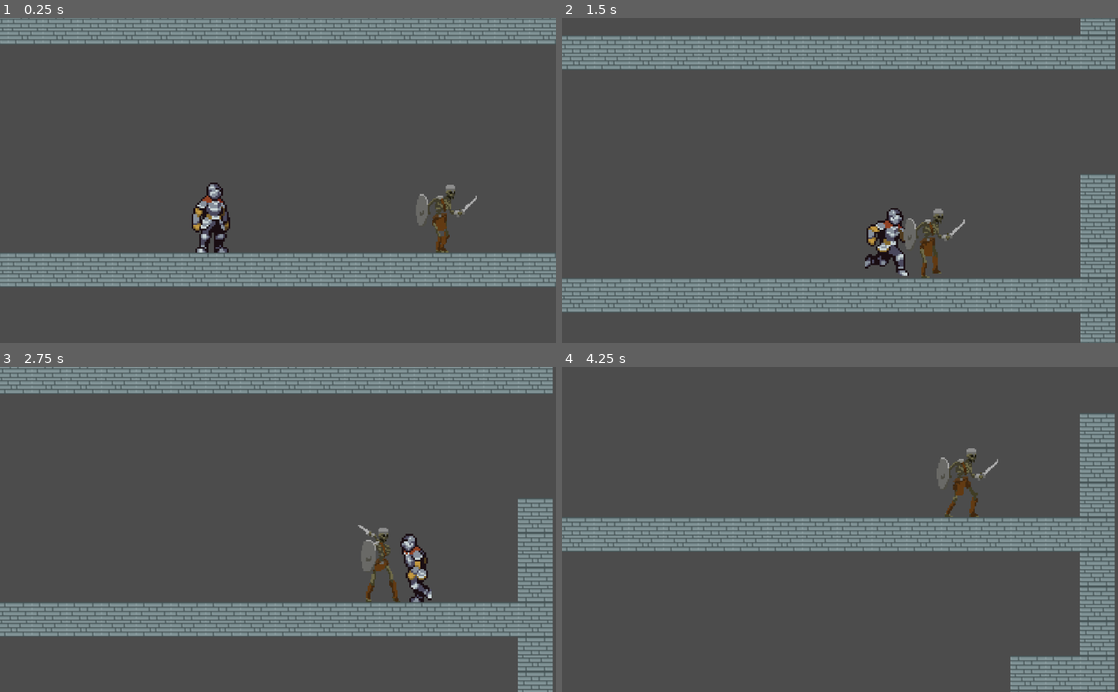
Above: before the commit, frames 1-4 (two rows, left to right).
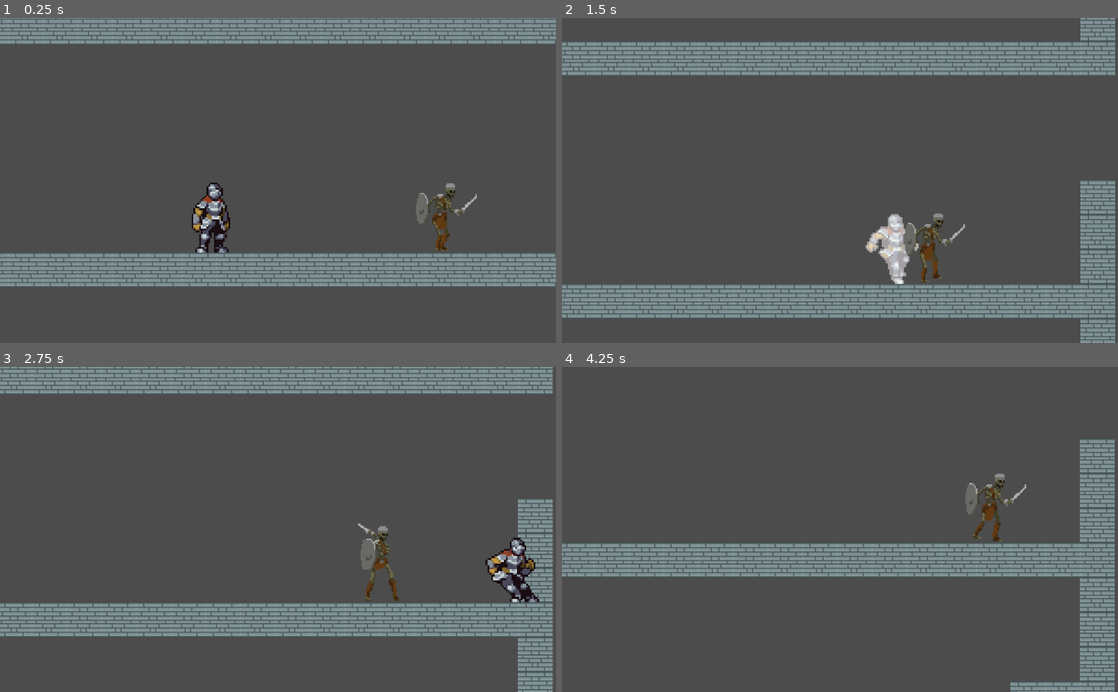
Above: after the commit, the same moments.

Repository: zacbowness/Blood-Demon
Game: Godot game, scene res://Scenes/Main.tscn
Same seed, same stepped clock (60 frames per second), same inputs: the game is played once before the commit and once after it.
Inputs (mouse positions are in pixels of both pictures, inside the frame that each line leads up to):
- Up to frame 1 (0.25 s): no input
- Up to frame 2 (1.5 s): move the mouse to (962, 164) at 0.52 s; press the mouse at (962, 164) at 0.53 s; hold D (move_right) from 0.53 s (still down); tap Space (jump) at 0.77 s; tap Shift (sprint) at 0.8, 1.35 s; move the mouse to (728, 196) at 1.27 s; release the mouse at (728, 196) at 1.28 s
- Up to frame 3 (2.75 s): tap Space (jump) at 1.52 s; click (166, 545) at 1.55 s; move the mouse to (333, 458) at 2.02 s; release D (move_right) at 2.03 s; press the mouse at (333, 458) at 2.03 s; hold A (move_left) from 2.03 s (still down); tap Shift (sprint) at 2.3 s
- Up to frame 4 (4.25 s): move the mouse to (812, 594) at 2.77 s; release A (move_left) at 2.78 s; release the mouse at (812, 594) at 2.78 s; hold D (move_right) from 2.78 s (still down); tap Shift (sprint) at 2.85, 3.8 s; tap Space (jump) at 3.02, 3.77 s; click (812, 594) at 3.05 s; move the mouse to (1006, 578) at 3.52 s; press the mouse at (1006, 578) at 3.53 s

The runs differ from the first frame. In frame 1, 0.3% of the frame differs, in the area x 74-86%, y 50-73%; in frame 2, 20%, in the area x 0-100%, y 0-100%; in frame 3, 1.8%; in frame 4, 18%.

Commit message:
added player animation

Diff:
--- /dev/null
+++ b/HitColours/whiten_material.tres
@@ -0,0 +1,8 @@
+[gd_resource type="ShaderMaterial" load_steps=2 format=2]
+
+[ext_resource path="res://HitColours/whiten_shader.tres" type="Shader" id=1]
+
+[resource]
+resource_local_to_scene = true
+shader = ExtResource( 1 )
+shader_param/whiten = false
--- /dev/null
+++ b/HitColours/whiten_shader.tres
@@ -0,0 +1,18 @@
+[gd_resource type="Shader" format=2]
+
+[resource]
+code = "shader_type canvas_item;
+
+uniform bool whiten = false;
+
+void fragment(){
+	vec4 texture_colour = texture(TEXTURE, UV);
+	if (whiten) {
+		vec3 white = vec3 (1,1,1);
+		vec3 whitened_texture_rgb = mix(texture_colour.rgb, white, 0.6);
+		COLOR = vec4(whitened_texture_rgb, texture_colour.a);
+	} else{
+		COLOR = texture_colour
+	}
+
+}"
--- /dev/null
+++ b/Scenes/Blinker.tscn
@@ -0,0 +1,14 @@
+[gd_scene load_steps=2 format=2]
+
+[ext_resource path="res://scripts/Blinker.gd" type="Script" id=1]
+
+[node name="Blinker" type="Node"]
+script = ExtResource( 1 )
+
+[node name="BlinkTimer" type="Timer" parent="."]
+wait_time = 0.1
+
+[node name="DurationTimer" type="Timer" parent="."]
+
+[connection signal="timeout" from="BlinkTimer" to="." method="_on_BlinkTimer_timeout"]
+[connection signal="timeout" from="DurationTimer" to="." method="_on_DurationTimer_timeout"]
--- a/Scenes/Main.tscn
+++ b/Scenes/Main.tscn
@@ -1,8 +1,9 @@
-[gd_scene load_steps=6 format=2]
+[gd_scene load_steps=8 format=2]
 
 [ext_resource path="res://Scenes/Skeleton.tscn" type="PackedScene" id=1]
 [ext_resource path="res://Scenes/Player.tscn" type="PackedScene" id=2]
 [ext_resource path="res://assets/Tile assets/brick wall.png" type="Texture" id=3]
+[ext_resource path="res://HitColours/whiten_shader.tres" type="Shader" id=4]
 
 [sub_resource type="ConvexPolygonShape2D" id=6]
 points = PoolVector2Array( 0, 0, 32, 0, 32, 32, 0, 32 )
@@ -30,6 +31,11 @@
 } ]
 4/z_index = 0
 
+[sub_resource type="ShaderMaterial" id=7]
+resource_local_to_scene = true
+shader = ExtResource( 4 )
+shader_param/whiten = false
+
 [node name="Main" type="Node2D"]
 
 [node name="Ground" type="TileMap" parent="."]
@@ -47,6 +53,9 @@
 __meta__ = {
 "_edit_group_": true
 }
+MAXSPEED = 180
+SPRINTMOD = 2.3
+JUMPFORCE = 590
 
 [node name="Camera2D" parent="Player" index="1"]
 zoom = Vector2( 0.5, 0.5 )
@@ -56,8 +65,12 @@
 limit_bottom = 234
 
 [node name="AnimatedSprite" parent="Player" index="2"]
-animation = "Idle"
-frame = 2
+material = SubResource( 7 )
+frame = 5
+
+[node name="PlayerHurtbox" parent="Player" index="4"]
+collision_mask = 1
+whiten_material = SubResource( 7 )
 
 [node name="Enemy" parent="." instance=ExtResource( 1 )]
 position = Vector2( 163, -33 )
@@ -67,4 +80,5 @@
 }
 
 [editable path="Player"]
+[editable path="Player/PlayerHurtbox"]
 [editable path="Enemy"]
--- a/Scenes/Player.tscn
+++ b/Scenes/Player.tscn
@@ -9,6 +9,16 @@
 [ext_resource path="res://assets/Character/sprites/_TurnAround.png" type="Texture" id=7]
 [ext_resource path="res://assets/Character/sprites/_Attack.png" type="Texture" id=8]
 [ext_resource path="res://assets/Character/sprites/_Attack2.png" type="Texture" id=9]
+[ext_resource path="res://assets/Character/sprites/_DeathNoMovement.png" type="Texture" id=10]
+[ext_resource path="res://assets/Character/sprites/_Hit.png" type="Texture" id=11]
+[ext_resource path="res://Scenes/PlayerHurtbox.tscn" type="PackedScene" id=12]
+[ext_resource path="res://HitColours/whiten_material.tres" type="Material" id=13]
+[ext_resource path="res://Scenes/Blinker.tscn" type="PackedScene" id=14]
+
+[sub_resource type="Shader" id=46]
+
+[sub_resource type="ShaderMaterial" id=47]
+shader = SubResource( 46 )
 
 [sub_resource type="RectangleShape2D" id=44]
 extents = Vector2( 8, 19 )
@@ -53,6 +63,46 @@
 atlas = ExtResource( 9 )
 region = Rect2( 600, 0, 120, 80 )
 
+[sub_resource type="AtlasTexture" id=48]
+atlas = ExtResource( 10 )
+region = Rect2( 0, 40, 120, 40 )
+
+[sub_resource type="AtlasTexture" id=49]
+atlas = ExtResource( 10 )
+region = Rect2( 120, 40, 120, 40 )
+
+[sub_resource type="AtlasTexture" id=50]
+atlas = ExtResource( 10 )
+region = Rect2( 240, 40, 120, 40 )
+
+[sub_resource type="AtlasTexture" id=51]
+atlas = ExtResource( 10 )
+region = Rect2( 360, 40, 120, 40 )
+
+[sub_resource type="AtlasTexture" id=52]
+atlas = ExtResource( 10 )
+region = Rect2( 480, 40, 120, 40 )
+
+[sub_resource type="AtlasTexture" id=53]
+atlas = ExtResource( 10 )
+region = Rect2( 600, 40, 120, 40 )
+
+[sub_resource type="AtlasTexture" id=54]
+atlas = ExtResource( 10 )
+region = Rect2( 720, 40, 120, 40 )
+
+[sub_resource type="AtlasTexture" id=55]
+atlas = ExtResource( 10 )
+region = Rect2( 840, 40, 120, 40 )
+
+[sub_resource type="AtlasTexture" id=56]
+atlas = ExtResource( 10 )
+region = Rect2( 960, 40, 120, 40 )
+
+[sub_resource type="AtlasTexture" id=57]
+atlas = ExtResource( 10 )
+region = Rect2( 1080, 40, 120, 40 )
+
 [sub_resource type="AtlasTexture" id=2]
 atlas = ExtResource( 5 )
 region = Rect2( 0, 0, 120, 80 )
@@ -189,6 +239,11 @@
 "name": "Attack2",
 "speed": 17.0
 }, {
+"frames": [ SubResource( 48 ), SubResource( 49 ), SubResource( 50 ), SubResource( 51 ), SubResource( 52 ), SubResource( 53 ), SubResource( 54 ), SubResource( 55 ), SubResource( 56 ), SubResource( 57 ) ],
+"loop": true,
+"name": "Death",
+"speed": 5.0
+}, {
 "frames": [ SubResource( 2 ), SubResource( 3 ), SubResource( 4 ) ],
 "loop": true,
 "name": "Fall",
@@ -197,6 +252,11 @@
 "frames": [ SubResource( 5 ), SubResource( 6 ) ],
 "loop": false,
 "name": "Fall_transition",
+"speed": 5.0
+}, {
+"frames": [ ExtResource( 11 ) ],
+"loop": true,
+"name": "Hit",
 "speed": 5.0
 }, {
 "frames": [ SubResource( 7 ), SubResource( 8 ), SubResource( 9 ), SubResource( 10 ), SubResource( 11 ), SubResource( 12 ), SubResource( 13 ), SubResource( 14 ), SubResource( 15 ), SubResource( 16 ) ],
@@ -223,10 +283,15 @@
 [sub_resource type="RectangleShape2D" id=45]
 extents = Vector2( 14.5, 19.5 )
 
+[sub_resource type="RectangleShape2D" id=60]
+extents = Vector2( 10, 20 )
+
 [node name="Player" type="KinematicBody2D"]
+material = SubResource( 47 )
 script = ExtResource( 6 )
 
 [node name="HitBox" type="CollisionShape2D" parent="."]
+visible = false
 position = Vector2( -1, 21 )
 shape = SubResource( 44 )
 __meta__ = {
@@ -248,9 +313,11 @@
 }
 
 [node name="AnimatedSprite" type="AnimatedSprite" parent="."]
+material = ExtResource( 13 )
 position = Vector2( 4.5, 0 )
 frames = SubResource( 30 )
-animation = "Attack"
+animation = "Idle"
+frame = 1
 playing = true
 __meta__ = {
 "_edit_group_": true
@@ -263,4 +330,18 @@
 shape = SubResource( 45 )
 disabled = true
 
+[node name="PlayerHurtbox" parent="." instance=ExtResource( 12 )]
+collision_layer = 0
+collision_mask = 4
+whiten_material = ExtResource( 13 )
+
+[node name="CollisionShape2D" parent="PlayerHurtbox" index="0"]
+position = Vector2( 0, 20 )
+shape = SubResource( 60 )
+
+[node name="Blinker" parent="." instance=ExtResource( 14 )]
+
 [connection signal="animation_finished" from="AnimatedSprite" to="." method="_on_AnimatedSprite_animation_finished"]
+[connection signal="area_entered" from="PlayerHurtbox" to="." method="_on_PlayerHurtbox_area_entered"]
+
+[editable path="PlayerHurtbox"]
--- /dev/null
+++ b/Scenes/PlayerHurtbox.tscn
@@ -0,0 +1,10 @@
+[gd_scene load_steps=2 format=2]
+
+[ext_resource path="res://scripts/PlayerHurtbox.gd" type="Script" id=1]
+
+[node name="PlayerHurtbox" type="Area2D"]
+script = ExtResource( 1 )
+
+[node name="CollisionShape2D" type="CollisionShape2D" parent="."]
+
+[connection signal="area_entered" from="." to="." method="_on_PlayerHurtbox_area_entered"]
--- a/Scenes/Skeleton.tscn
+++ b/Scenes/Skeleton.tscn
@@ -4,7 +4,7 @@
 [ext_resource path="res://scripts/Enemy.gd" type="Script" id=2]
 
 [sub_resource type="RectangleShape2D" id=25]
-extents = Vector2( 12.5, 25.5 )
+extents = Vector2( 12.5, 26.5 )
 
 [sub_resource type="Animation" id=53]
 resource_name = "Attack"
@@ -72,10 +72,10 @@
 }
 
 [sub_resource type="RectangleShape2D" id=24]
-extents = Vector2( 28.5, 20.5 )
+extents = Vector2( 28.5, 21.5 )
 
 [sub_resource type="RectangleShape2D" id=23]
-extents = Vector2( 28.5, 25.5 )
+extents = Vector2( 28.5, 26.5 )
 
 [node name="Enemy" type="KinematicBody2D"]
 position = Vector2( 437, 305 )
@@ -90,7 +90,7 @@
 [node name="EnemyHitBox" type="Area2D" parent="."]
 
 [node name="CollisionShape2D" type="CollisionShape2D" parent="EnemyHitBox"]
-position = Vector2( 4, 0.5 )
+position = Vector2( 4, -0.5 )
 shape = SubResource( 25 )
 
 [node name="Sprite" type="Sprite" parent="."]
@@ -113,14 +113,14 @@
 [node name="CollisionShape2D" type="CollisionShape2D" parent="HitBox"]
 modulate = Color( 0.14902, 0, 1, 1 )
 self_modulate = Color( 0, 0.0392157, 1, 1 )
-position = Vector2( 44.5, -4.5 )
+position = Vector2( 44.5, -5.5 )
 shape = SubResource( 24 )
 
 [node name="PlayerDetector" type="Area2D" parent="."]
 collision_layer = 0
 
 [node name="CollisionShape2D" type="CollisionShape2D" parent="PlayerDetector"]
-position = Vector2( 44.5, 0.5 )
+position = Vector2( 44.5, -0.5 )
 shape = SubResource( 23 )
 
 [node name="RayCast2D" type="RayCast2D" parent="."]
@@ -129,6 +129,5 @@
 collision_mask = 2
 
 [connection signal="animation_finished" from="AnimationPlayer" to="." method="_on_AnimationPlayer_animation_finished"]
-[connection signal="body_entered" from="HitBox" to="." method="_on_HitBox_body_entered"]
 [connection signal="body_entered" from="PlayerDetector" to="." method="_on_PlayerDetector_body_entered"]
 [connection signal="body_exited" from="PlayerDetector" to="." method="_on_PlayerDetector_body_exited"]
--- /dev/null
+++ b/scripts/Blinker.gd
@@ -0,0 +1,21 @@
+extends Node
+
+onready var blink_timer = $BlinkTimer
+onready var duration_timer = $DurationTimer
+var blink_object: Node2D
+
+
+func start_blinking(object, duration):
+	blink_object = object
+	duration_timer.wait_time = duration
+	duration_timer.start()
+	blink_timer.start()
+
+
+func _on_BlinkTimer_timeout():
+	blink_object.visible = !blink_object.visible
+
+
+func _on_DurationTimer_timeout():
+	blink_timer.stop()
+	blink_object.visible = true
--- a/scripts/Enemy.gd
+++ b/scripts/Enemy.gd
@@ -1,6 +1,4 @@
 extends KinematicBody2D
-
-signal hit
 
 var is_moving_right = true
 
@@ -15,7 +13,7 @@
 	$AnimationPlayer.play("Walk")
 
 func _process(delta):
-	print(isAttacking)
+	#print(isAttacking)
 	if (isAttacking != true && inRange == false && $AnimationPlayer.current_animation != "Attack"):
 		move_character()
 		detect_turn_around()
@@ -46,8 +44,6 @@
 func end_of_hit():
 	$HitBox.monitoring = false
 
-
-
 func _on_PlayerDetector_body_exited(body):
 	inRange = false
 
@@ -58,7 +54,3 @@
 		else:
 			isAttacking = false
 			$AnimationPlayer.play("Walk")
-
-
-func _on_HitBox_body_entered(body):
-	emit_signal("hit")
--- /dev/null
+++ b/scripts/PlayerHurtbox.gd
@@ -0,0 +1,15 @@
+extends Area2D
+
+const whiten_duration = 0.15
+export (ShaderMaterial) var whiten_material
+onready var collision_shape = $CollisionShape2D
+
+func start_invincibility (invincibility_duration):
+	collision_shape.set_deferred("disabled",true)
+	yield(get_tree().create_timer(invincibility_duration),"timeout")
+	collision_shape.set_deferred("disabled",false)
+
+func _on_PlayerHurtbox_area_entered(area: Area2D) -> void:
+	whiten_material.set_shader_param("whiten",true)
+	yield(get_tree().create_timer(whiten_duration),"timeout")
+	whiten_material.set_shader_param("whiten",false)
--- a/scripts/Player_script2.0.gd
+++ b/scripts/Player_script2.0.gd
@@ -1,13 +1,23 @@
 extends KinematicBody2D
+
+signal health_updated(health)
+signal killed()
+
+const invincibility_duration = 1.5
+onready var hurtbox = $PlayerHurtbox
+onready var blinker = $Blinker
 
 const UP = Vector2(0, -1)
 export var GRAVITY = 15*2
-export var MAXFALLSPEED = 300*2
-export var MAXSPEED = 90*2
+export var MAXFALLSPEED = 200*2
+export var MAXSPEED = 80*2
 export var SPRINTMOD = 2.0
-export var JUMPFORCE = 290*2
+export var JUMPFORCE = 200*2
 export var ACCEL = 10*2
-export var ATTACKPUSH = 100*2
+export var ATTACKPUSH = 30
+export (float) var max_health = 1000
+onready var health = max_health setget _set_health
+onready var invulnerability_timer = $InvulnerabilityTimer
 
 var isSprinting = false
 var isAttacking = false
@@ -17,6 +27,7 @@
 func _physics_process(delta):
 	apply_gravity()
 
+	motion.x = clamp(motion.x, -MAXSPEED, MAXSPEED)
 	update_movement()
 
 	animate_sprite()
@@ -24,47 +35,38 @@
 	motion = move_and_slide(motion, UP)
 
 func update_movement():
-#	// MOVE LEFT & RIGHT //
 	if Input.is_action_pressed("move_right"):
-		motion.x += ACCEL
-		$Camera2D.offset_h = .55
+#		Check if sprinting:
+		if Input.is_action_pressed("move_right") and Input.is_action_just_pressed("sprint"):
+			MAXSPEED = SPRINTMOD*MAXSPEED
+			motion.x += ACCEL
+			$Camera2D.offset_h = .55
+		if Input.is_action_just_released("sprint"):
+			MAXSPEED = MAXSPEED/SPRINTMOD
+		else:
+			motion.x += ACCEL
+			$Camera2D.offset_h = .55
 	elif Input.is_action_pressed("move_left"):
-		motion.x-= ACCEL
-		$Camera2D.offset_h = -.55
+#		Check if sprinting:
+		if Input.is_action_pressed("move_left") and Input.is_action_just_pressed("sprint"):
+			MAXSPEED = SPRINTMOD*MAXSPEED
+			motion.x -= ACCEL
+		if Input.is_action_just_released("sprint"):
+			MAXSPEED = MAXSPEED/SPRINTMOD
+			$Camera2D.offset_h = -.55
+		else:
+			motion.x-= ACCEL
+			$Camera2D.offset_h = -.55
 	else:
 		motion.x = lerp(motion.x, 0, 0.2)
 
-#	// SPRINTING //
-	if Input.is_action_pressed("sprint"):
-		MAXSPEED = lerp(MAXSPEED, 180*SPRINTMOD, 0.5)
-	else:
-		MAXSPEED = lerp(MAXSPEED, 180, 0.1)
-
-#	// MAXSPEED LIMIT //
-	motion.x = clamp(motion.x, -MAXSPEED, MAXSPEED)
-
-#	// JUMPING //
 	if is_on_floor():
 		if Input.is_action_pressed("jump"):
 			motion.y = -JUMPFORCE
 
-#	// ATTACK MOTION //
-	if Input.is_action_just_pressed("attack"):
+	if Input.is_action_pressed("attack"):
 		motion.x += ATTACKPUSH*$AnimatedSprite.scale.x
 
-#	// ATTACK AREA ENABLING //
-	if ($AnimatedSprite.animation == "Attack"):
-		if $AnimatedSprite.frame == 1 or $AnimatedSprite.frame == 2:
-			$AttackArea/CollisionShape2D.disabled = false
-			z_index = 1
-		else:$AttackArea/CollisionShape2D.disabled = true
-	elif $AnimatedSprite.animation == "Attack2":
-		if $AnimatedSprite.frame == 2:
-			$AttackArea/CollisionShape2D.disabled = false
-			z_index = 1
-		else:$AttackArea/CollisionShape2D.disabled = true
-	else:
-		z_index = 0
 
 func apply_gravity():
 	motion.y += GRAVITY
@@ -72,15 +74,13 @@
 		motion.y = MAXFALLSPEED
 
 func animate_sprite():
-#	// HANDLING ANIMATIONS //
+
 	if not isAttacking:
-	#	// MOVE LEFT & RIGHT //
 		if Input.is_action_pressed("move_right") or Input.is_action_pressed("move_left"):
 			$AnimatedSprite.play("Run")
 		else:
 			$AnimatedSprite.play("Idle")
 
-	#	// JUMPING //
 		if not is_on_floor():
 			if motion.y < 0:
 				$AnimatedSprite.play("Jump")
@@ -89,39 +89,52 @@
 			else:
 				$AnimatedSprite.play("Fall")
 
-	#	// SPRINTING //
-		if Input.is_action_pressed("sprint"):
-			$AnimatedSprite.speed_scale = abs(motion.x/200)
-		else:
-			$AnimatedSprite.speed_scale = 1
+		var direction = (Input.get_action_strength("move_right") - Input.get_action_strength("move_left"))
+		if (motion.x > 0 and direction <0) or (motion.x < 0 and direction >0):
+			$AnimatedSprite.play("Turn Around")
 
-	#	// TURN AROUND ANIM //
-		var direction = (Input.get_action_strength("move_right") - Input.get_action_strength("move_left"))
-		if ((motion.x > 140 and direction <0) or (motion.x < -140 and direction >0)):
-			if is_on_floor():
-				$AnimatedSprite.play("Turn Around")
-
-#	// FLIP SPRITE & HITBOXES //
 	if motion.x > 0:
 		$AnimatedSprite.scale.x = 1
 		$HitBox.position.x = 0
-		$AttackArea/CollisionShape2D.position.x = 40
+		$AttackArea/CollisionShape2D.position.x = 44.5
 	elif motion.x < 0:
 		$AnimatedSprite.scale.x = -1
 		$HitBox.position.x = 10
-		$AttackArea/CollisionShape2D.position.x = -30
+		$AttackArea/CollisionShape2D.position.x = -44.5
 
-#	// ATTACK ANIM //
 	if Input.is_action_just_pressed("attack"):
-		$AnimatedSprite.speed_scale = 1
 		if not attackAlt:
 			$AnimatedSprite.play("Attack")
 		else:
 			$AnimatedSprite.play("Attack2")
 		isAttacking = true;
 		attackAlt = not attackAlt
+		$AttackArea/CollisionShape2D.disabled = false
 
 func _on_AnimatedSprite_animation_finished():
-#	// STOP ATTACK STATE //
 	if $AnimatedSprite.animation == "Attack" or $AnimatedSprite.animation == "Attack2":
+		$AttackArea/CollisionShape2D.disabled = true
 		isAttacking = false;
+
+func damage (amount):
+	if invulnerability_timer.is_stopped():
+		invulnerability_timer.start()
+		_set_health(health - amount)
+
+func kill():
+	pass
+
+func _set_health(value):
+	var prev_health = health
+	health = clamp (value,0, max_health)
+	if health != prev_health:
+		emit_signal("health_updated", health)
+		if health == 0:
+			kill()
+			emit_signal("killed")
+
+
+func _on_PlayerHurtbox_area_entered(area):
+	print("ouch")
+	blinker.start_blinking(self,invincibility_duration)
+	hurtbox.start_invincibility(invincibility_duration)
Not shown: 1 places in Scenes/Player.tscn that only renumber resources
Binary file added: assets/Character/sprites/_Death.png
Not shown, added: assets/Character/sprites/_Death.png.import
Binary file added: assets/Character/sprites/_DeathNoMovement.png
Not shown, added: assets/Character/sprites/_DeathNoMovement.png.import
Binary file added: assets/Character/sprites/_Hit.png
Not shown, added: assets/Character/sprites/_Hit.png.import
